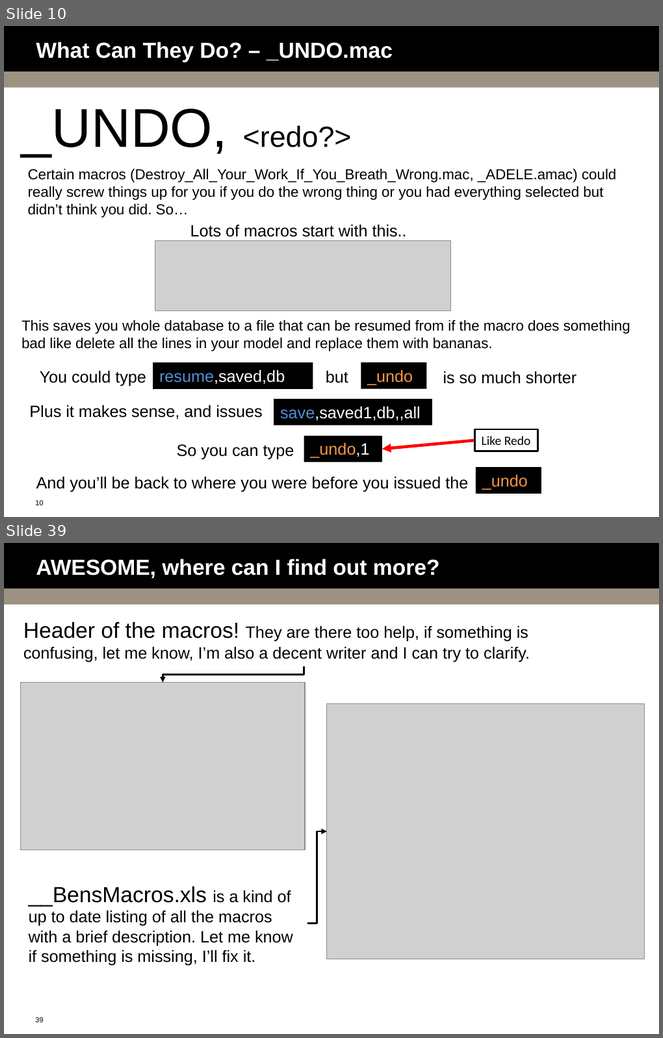
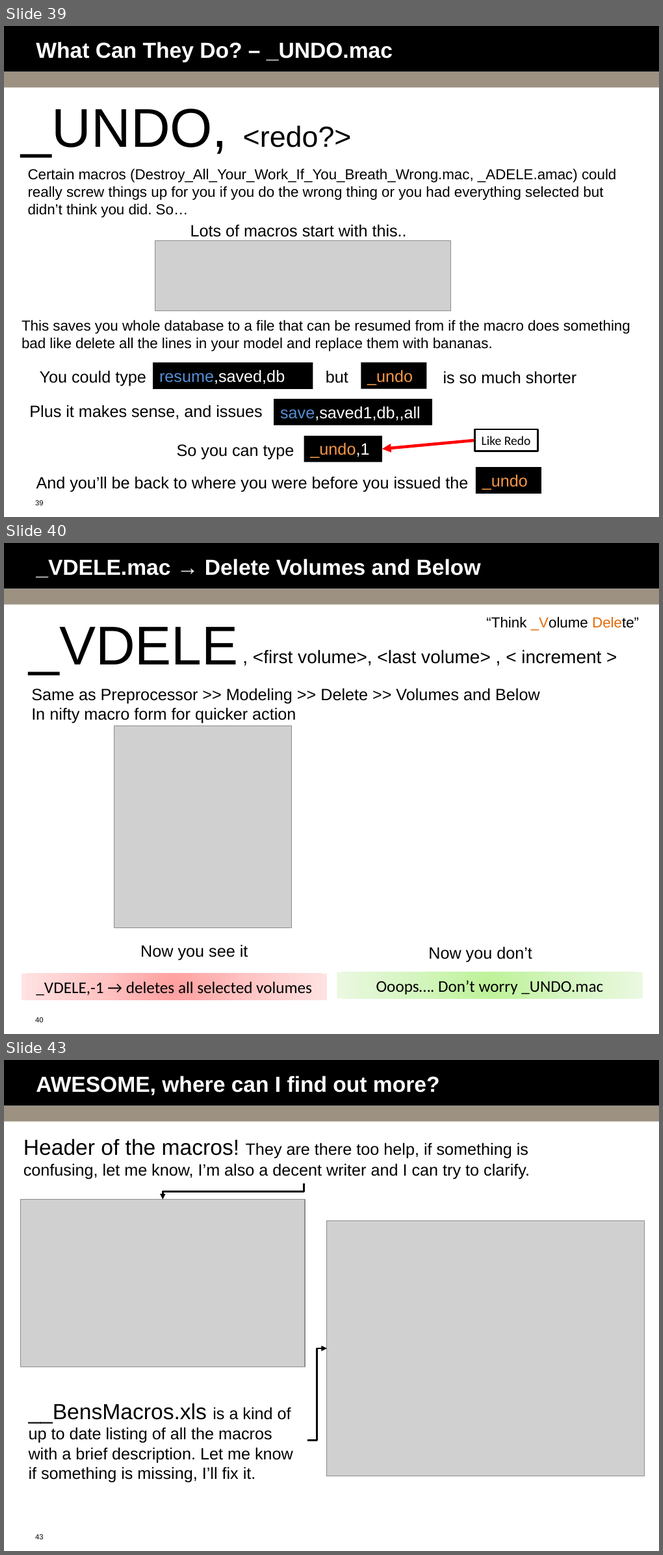
Before and after one commit to bguest/ansys-macros, a slide deck: Macro-Mania.pptx. Shown one above the other, each under a label of ours: slides 10 and 39 before the commit, slides 39, 40 and 43 after it; the slides between them are not shown. The pictures are 663x1038 and 663x1555 pixels, drawn with LibreOffice and Linux fonts; fonts in the diff are those of the drawing; grey boxes stand for pictures; background and template pictures are left out. Boxes give left, top, right and bottom in pixels: in the first picture for what was removed or moved away, otherwise in the second. Text is boxed around its words. In the diff, an @@ line names an element or a change of style, - is before the commit and + after.

```diff
--- a/Macro-Mania.pptx
+++ b/Macro-Mania.pptx
@@ slide 40 added at (4,543,659,1034), background #FFFFFF; not listed: 3 template elements that a slide beside it also shows @@
@@ title added at (36,559,481,577), 24 pt, text #FFFFFF, bold @@
+_VDELE.mac → Delete Volumes and Below
@@ text added at (486,616,639,631), 16 pt, text #000000 @@
+“Think _Volume Delete”
@@ text added at (29,627,238,675), 60 pt, text #000000 @@
+_VDELE
@@ text added at (253,650,601,666), 20 pt, text #000000 @@
+, <first volume>, <last volume> , < increment >
@@ text added at (31,688,540,724), 18 pt, text #000000 @@
+Same as Preprocessor >> Modeling >> Delete >> Volumes and Below
+In nifty macro form for quicker action
@@ picture added at (114,726,292,928) @@
@@ text added at (140,945,248,961), 18 pt, text #000000 @@
+Now you see it
@@ text added at (428,947,532,963), 18 pt, text #000000 @@
+Now you don’t
@@ rectangle added at (21,974,327,1001), fill gradient #FFA0A0 to #FFC5C5 to #FFE3E3, 18 pt, text #000000 @@
+_VDELE,-1 → deletes all selected volumes
@@ rectangle added at (337,972,643,999), fill gradient #BEF297 to #D5F6C0 to #EAFAE0, 18 pt, text #000000 @@
+Ooops…. Don’t worry _UNDO.mac
@@ what was slide 10 is now slide 39 @@
@@ page number at (35,500,43,506): text changed @@
-10
+39
@@ what was slide 39 is now slide 43 @@
@@ page number at (35,1534,43,1540): text changed @@
-39
+43
```
Also in this commit, not shown: 1 slide changed, 3 other slides added, 4 other files.
